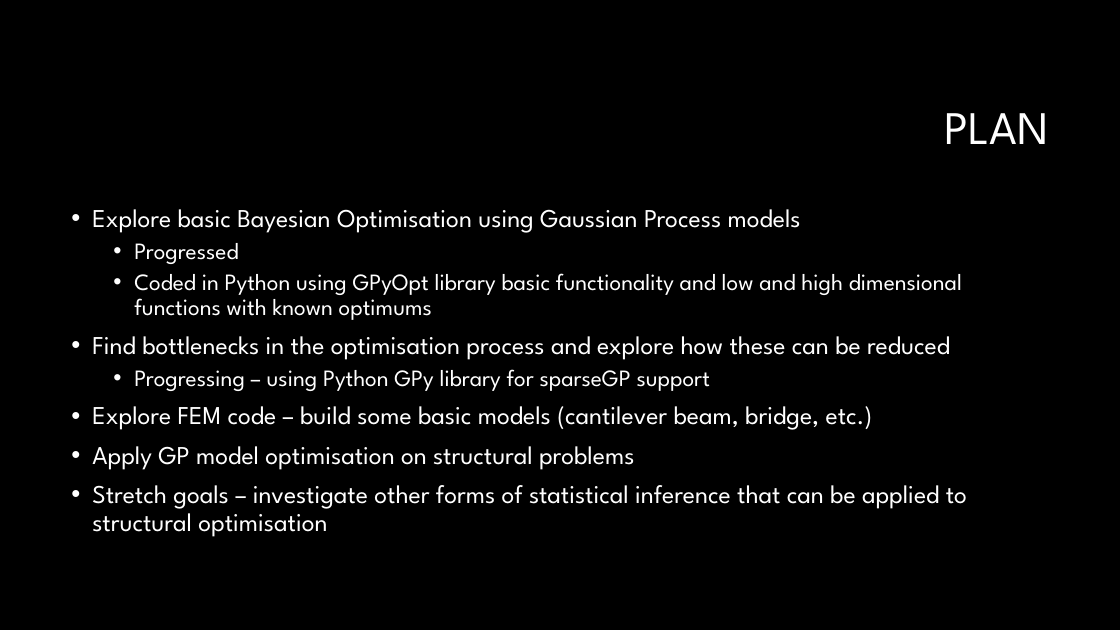
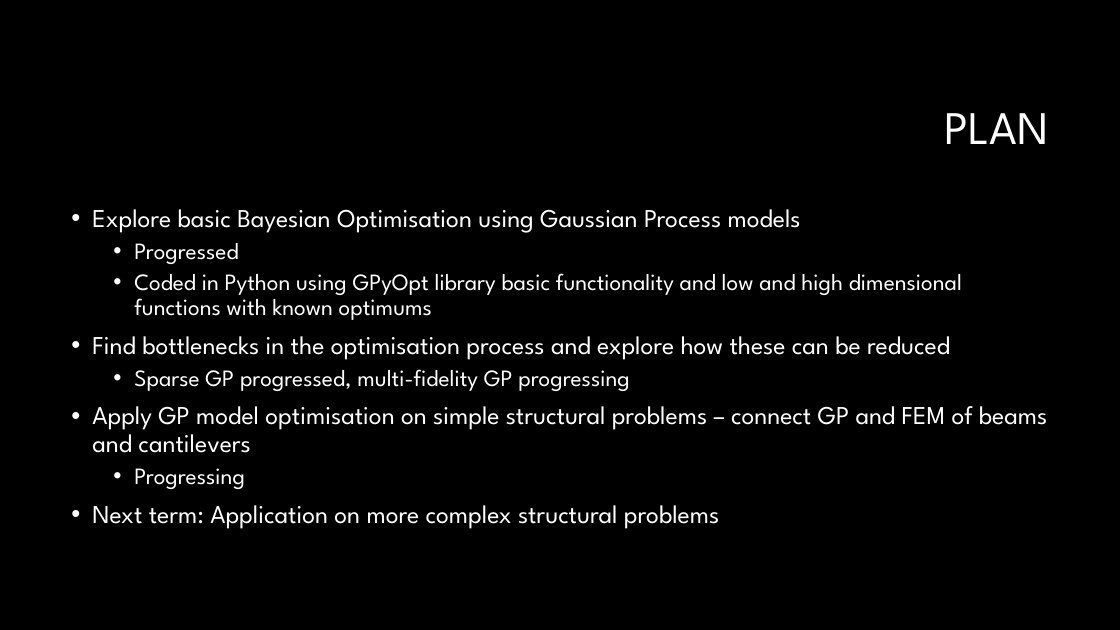
Before and after one commit to zxytan/IIB_Project, a slide deck: slide 10 of Michaelmas Presenation.pptx (slide 8 before the commit). Drawn at 1120x630 pixels with LibreOffice and Linux fonts; fonts in the diff are those of the drawing; background and template pictures are left out. Boxes give left, top, right and bottom in pixels: in the first picture for what was removed or moved away, otherwise in the second. Text is boxed around its words. In the diff, an @@ line names an element or a change of style, - is before the commit and + after.

```diff
--- a/Michaelmas Presenation.pptx
+++ b/Michaelmas Presenation.pptx
@@ text at (92,369,1047,529): text changed @@
-  • Progressing – using Python GPy library for sparseGP support
-• Explore FEM code – build some basic models (cantilever beam, bridge, etc.)
-• Apply GP model optimisation on structural problems
-• Stretch goals – investigate other forms of statistical inference that can be applied to structural optimisation
+  • Sparse GP progressed, multi-fidelity GP progressing
+• Apply GP model optimisation on simple structural problems – connect GP and FEM of beams and cantilevers
+  • Progressing
+• Next term: Application on more complex structural problems
```
Also in this commit, not shown: 4 other slides changed, 2 slides added, 3 other files.
